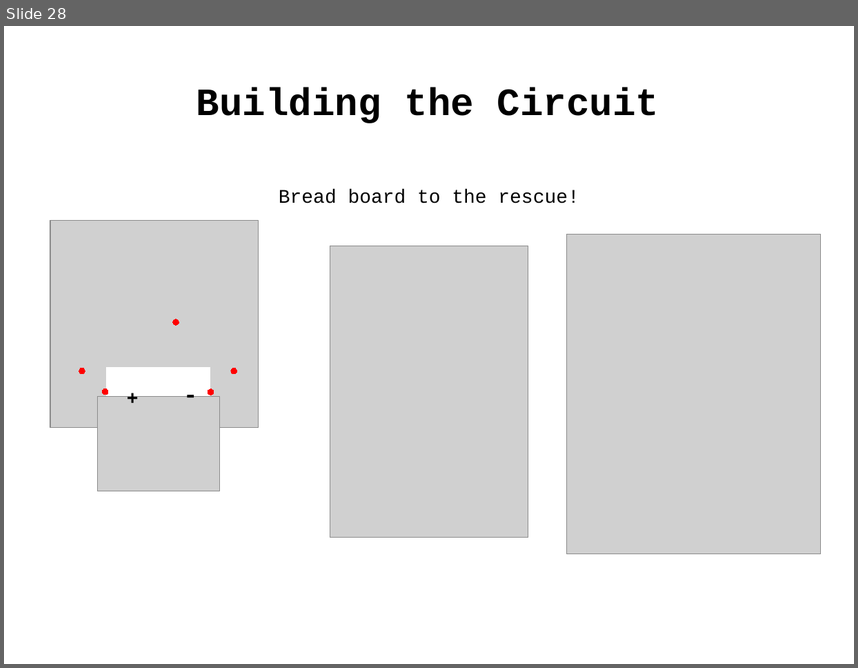
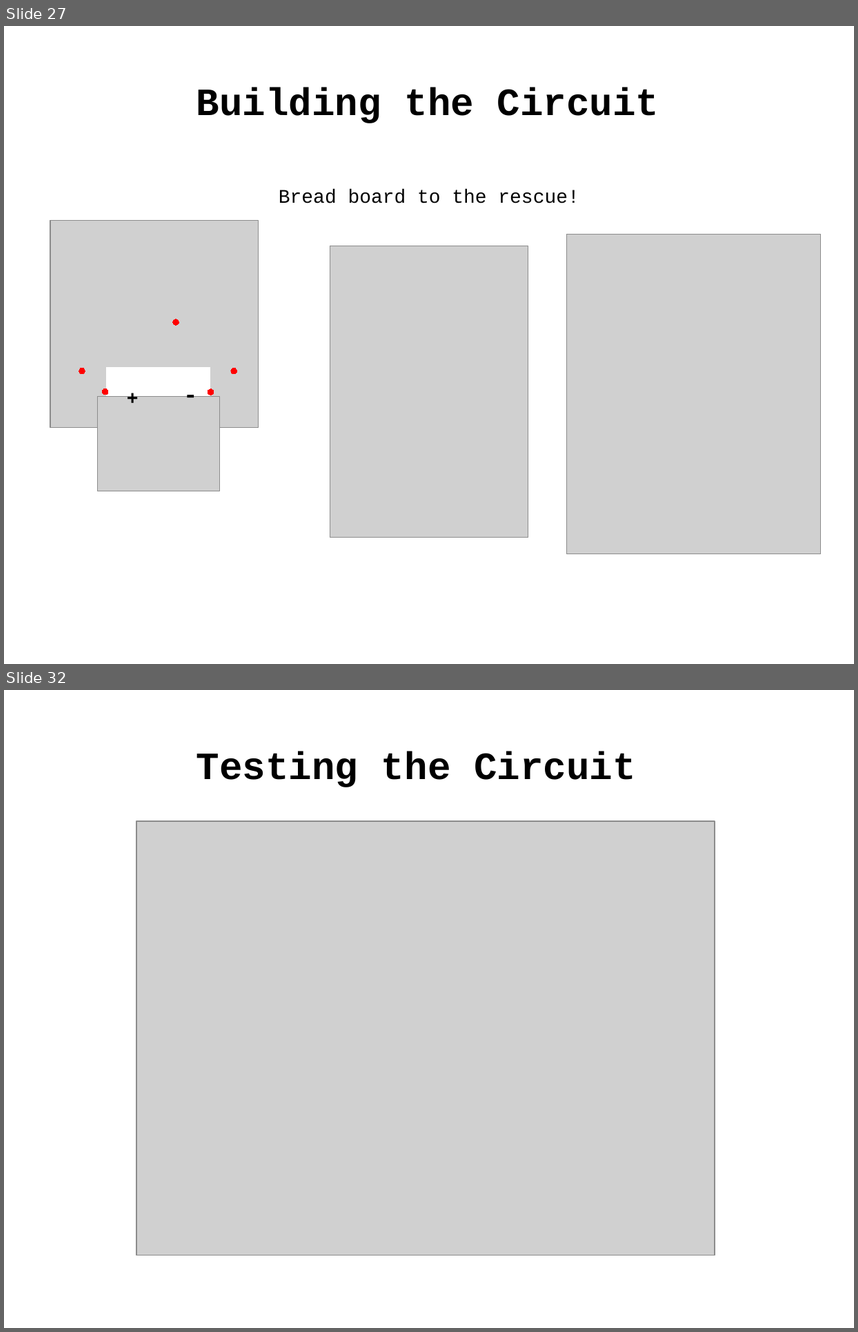
Before and after one commit to lovelandcreatorspace/presentations, a slide deck: arduino/101/raw/arduino101_slides.odp. Shown one above the other, each under a label of ours: slide 28 before the commit, slides 27 and 32 after it; the slides between them are not shown. The pictures are 858x668 and 858x1332 pixels, drawn with LibreOffice and Linux fonts; fonts in the diff are those of the drawing; grey boxes stand for pictures. Boxes give left, top, right and bottom in pixels: in the first picture for what was removed or moved away, otherwise in the second. Text is boxed around its words. In the diff, an @@ line names an element or a change of style, - is before the commit and + after.

```diff
--- a/arduino/101/raw/arduino101_slides.odp
+++ b/arduino/101/raw/arduino101_slides.odp
@@ slide 32 added at bbox=[4, 690, 854, 1328], background #FFFFFF @@
@@ text added at bbox=[197, 751, 636, 787], 36 pt, text #000000, bold @@
+Testing the Circuit
@@ picture added at bbox=[136, 821, 715, 1255] @@
@@ what was slide 28 is now slide 27 @@
```
Also in this commit, not shown: 5 slides changed, 11 other slides added, 1 slide removed, 1 other file.
